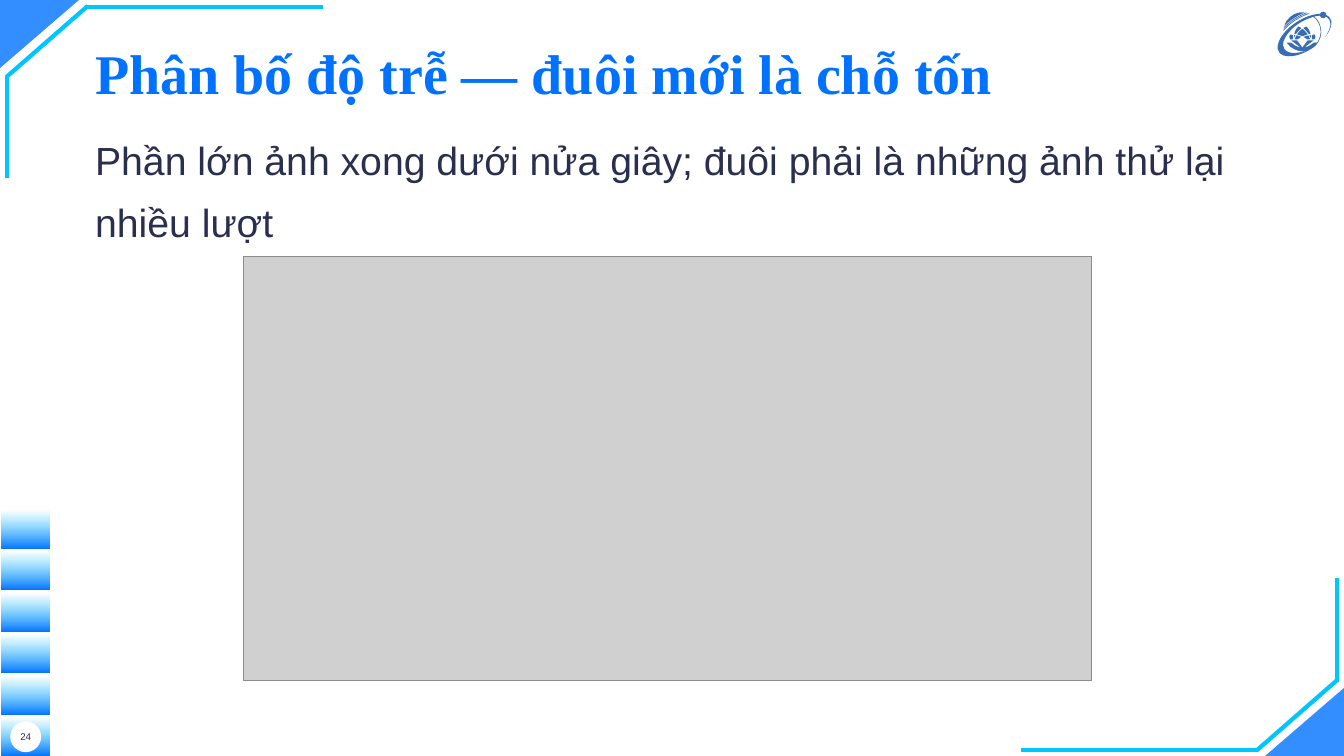
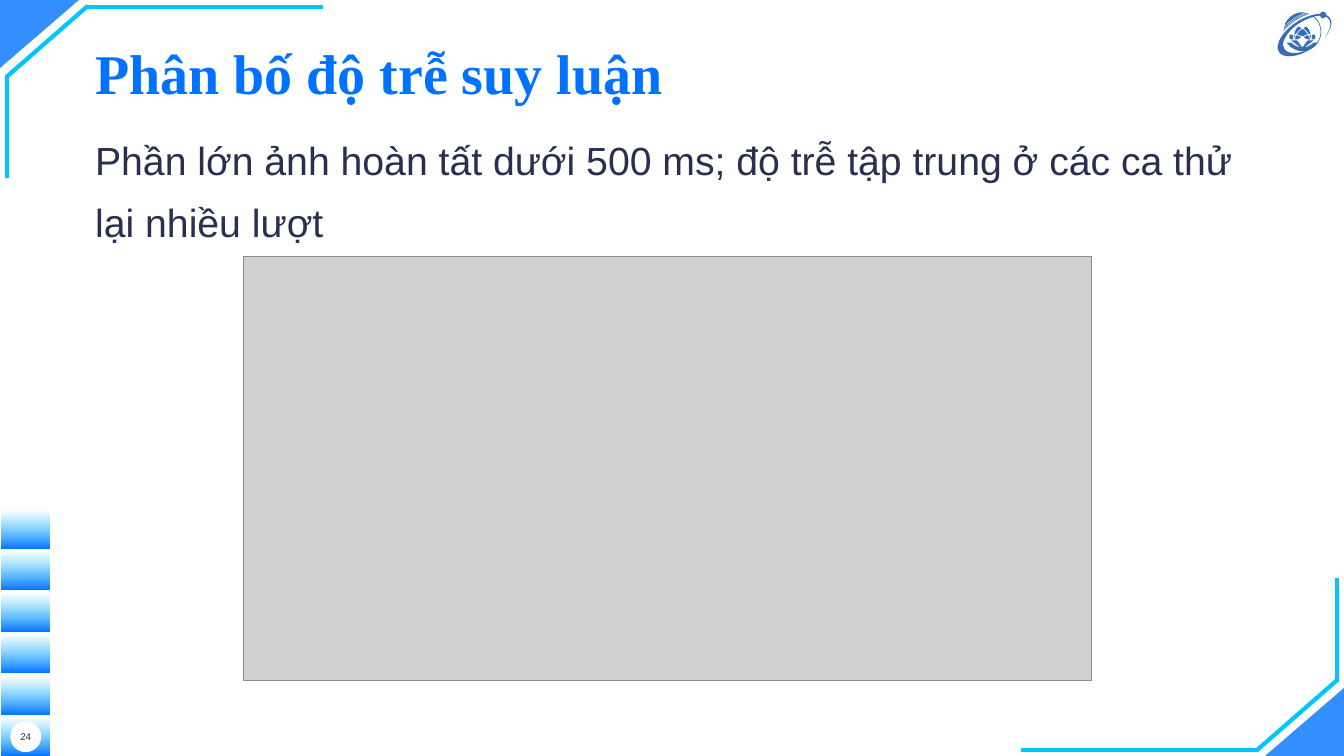
Before and after one commit to hieunguyen2604/alpr-do-an-mon-hoc, a slide deck: slide 24 of docs/slides/slides.pptx. Drawn at 1344x756 pixels with LibreOffice and Linux fonts; fonts in the diff are those of the drawing; grey boxes stand for pictures; background and template pictures are left out. Boxes give left, top, right and bottom in pixels: in the first picture for what was removed or moved away, otherwise in the second. Text is boxed around its words. In the diff, an @@ line names an element or a change of style, - is before the commit and + after.

```diff
--- a/docs/slides/slides.pptx
+++ b/docs/slides/slides.pptx
@@ title at box(95, 51, 663, 105): text changed @@
-Phân bố độ trễ — đuôi mới là chỗ tốn
+Phân bố độ trễ suy luận
@@ text at box(95, 144, 1232, 243): text changed @@
-Phần lớn ảnh xong dưới nửa giây; đuôi phải là những ảnh thử lại nhiều lượt
+Phần lớn ảnh hoàn tất dưới 500 ms; độ trễ tập trung ở các ca thử lại nhiều lượt
```
Also in this commit, not shown: 14 other slides changed, 3 other files.
